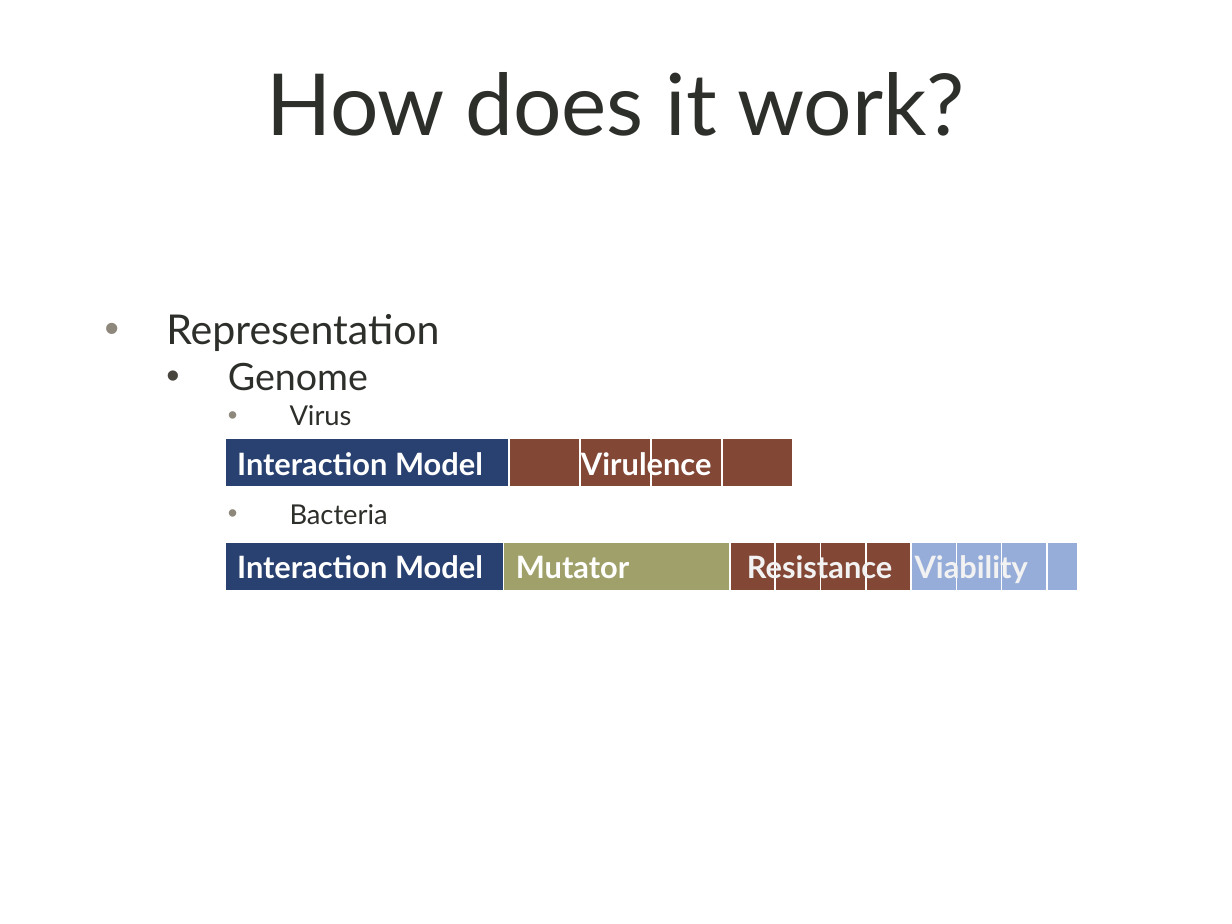
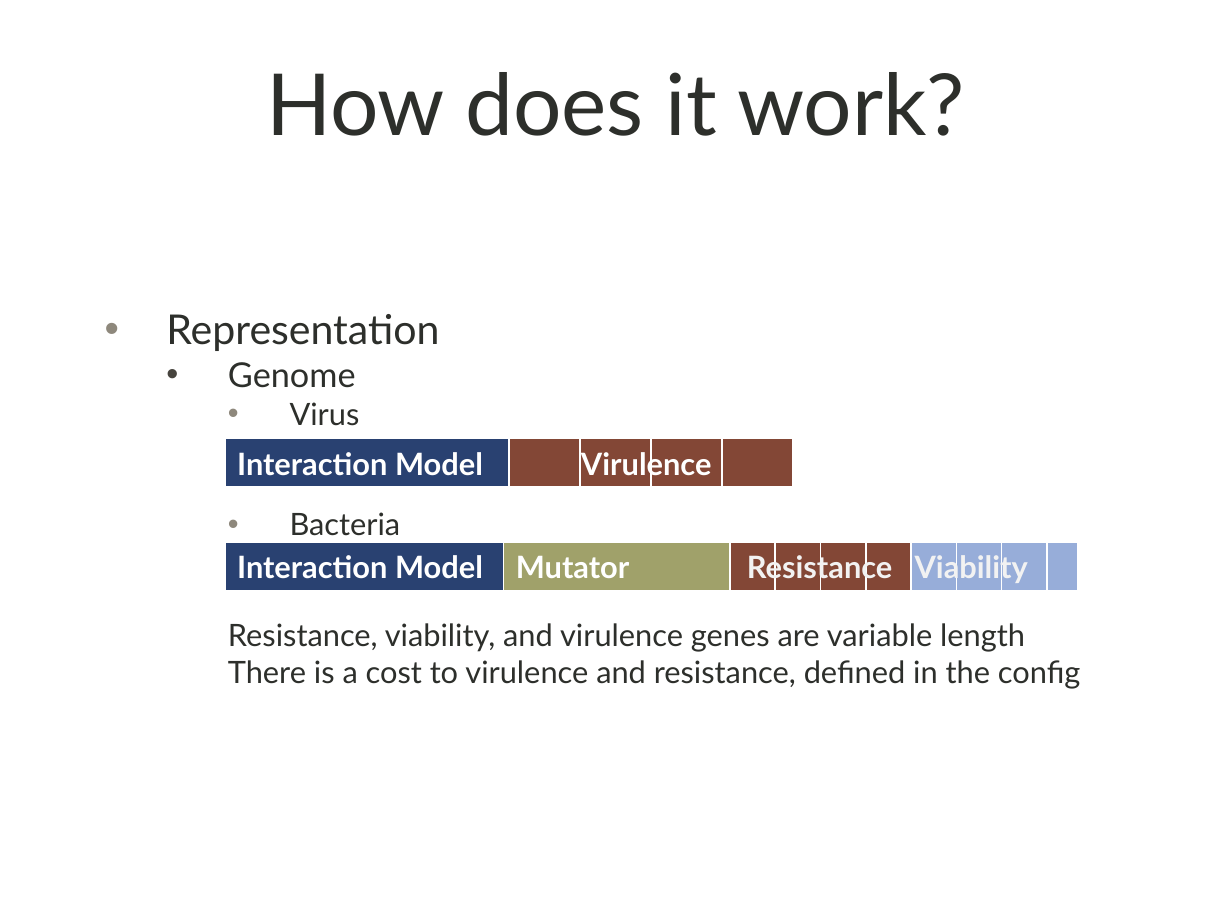
Before and after one commit to shankl/EvoComp_FinalProject, a slide deck: slide 10 of presentation.pptx. Drawn at 1232x924 pixels with LibreOffice and Linux fonts; fonts in the diff are those of the drawing; background and template pictures are left out. Boxes give left, top, right and bottom in pixels: in the first picture for what was removed or moved away, otherwise in the second. Text is boxed around its words. In the diff, an @@ line names an element or a change of style, - is before the commit and + after.

```diff
--- a/presentation.pptx
+++ b/presentation.pptx
@@ text at [228,362,401,536]: size 22 to 20 pt in "Genome"; size 16 to 18 pt in "Virus", "Bacteria" @@
@@ text at [228,623,1080,689]: paragraphs added @@
+    Resistance, viability, and virulence genes are variable length
+    There is a cost to virulence and resistance, defined in the config
```
Also in this commit, not shown: 5 other slides changed, 4 slides added, 2 other files.
